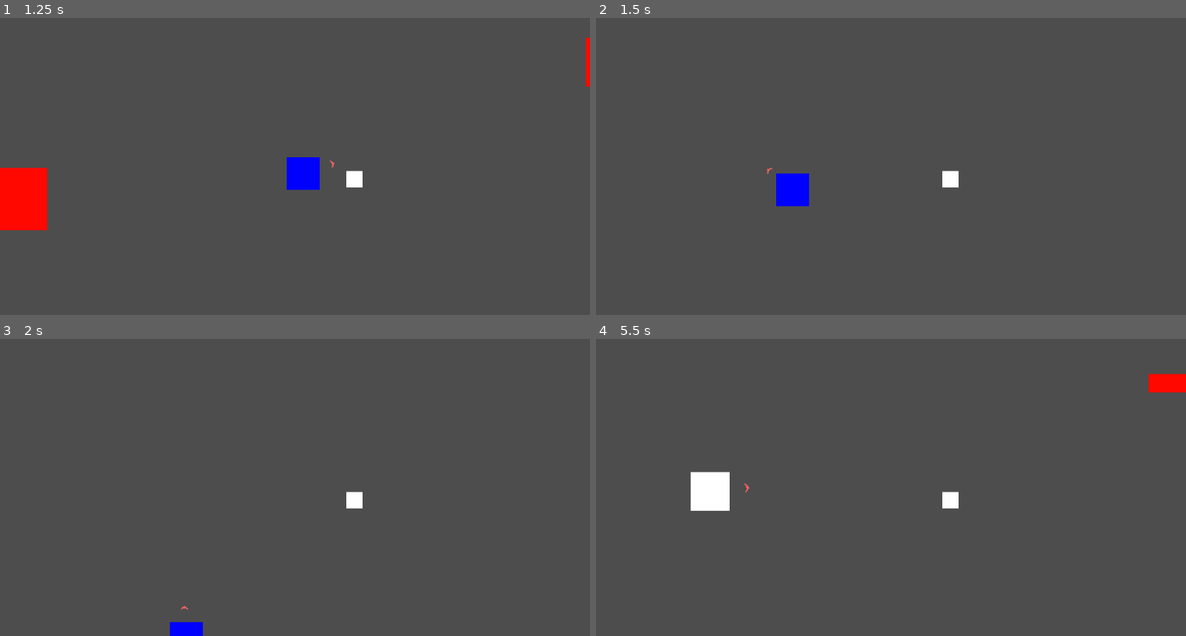
Above: before the commit, frames 1-4 (two rows, left to right).
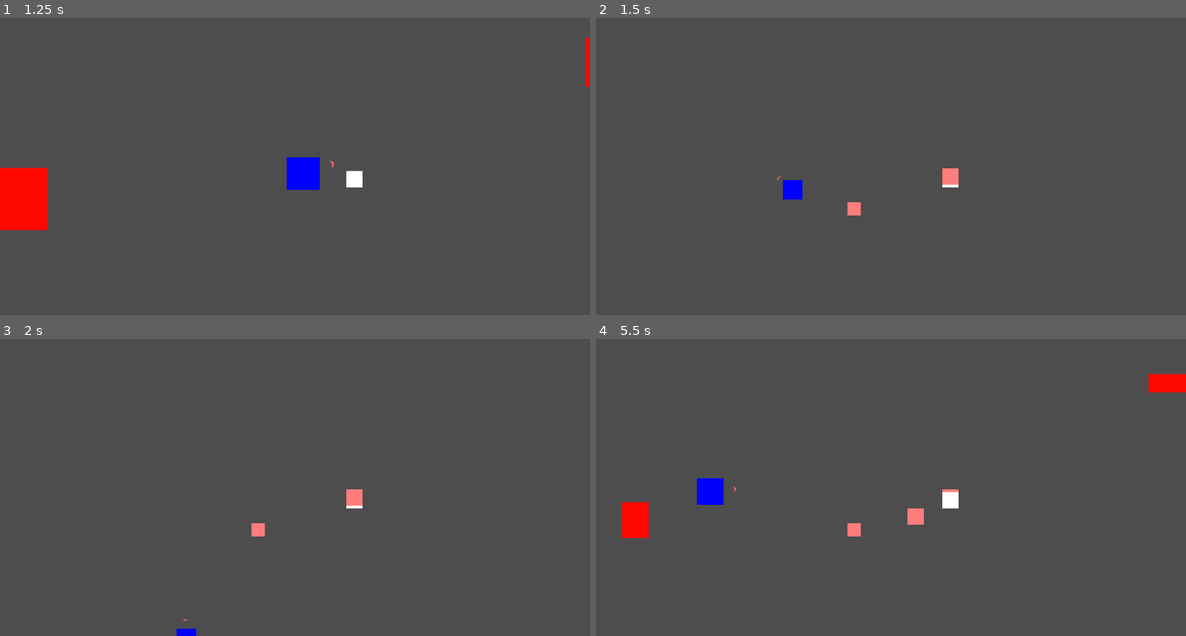
Above: after the commit, the same moments.

Repository: TheCursedMerchant/qdm_gameJam2024
Game: Godot game, scene res://test.tscn
The game is run twice, just before and just after one commit, with the same random seed, the same clock (stepped at 60 frames per second) and the same inputs.
Inputs (mouse positions are in pixels of both pictures, inside the frame that each line leads up to):
- Up to frame 1 (1.25 s): move the mouse to (424, 133) at 0.52 s; press the mouse at (424, 133) at 0.53 s; hold Right (ui_right) from 0.53 s (still down)
- Up to frame 2 (1.5 s): move the mouse to (773, 166) at 1.27 s; release Right (ui_right) at 1.28 s; release the mouse at (773, 166) at 1.28 s; hold Down (ui_down) from 1.28 s (still down); click (773, 166) at 1.35 s
- Up to frame 3 (2 s): keep holding Down (ui_down)
- Up to frame 4 (5.5 s): move the mouse to (950, 398) at 2.02 s; release Down (ui_down) at 2.03 s; press the mouse at (950, 398) at 2.03 s; hold Right (ui_right) 2.03-2.78 s; tap Enter at 2.75 s; move the mouse to (861, 537) at 2.77 s; release the mouse at (861, 537) at 2.78 s; hold Up (ui_up) 2.78-3.53 s; click (861, 537) at 2.85 s; move the mouse to (1068, 520) at 3.52 s; press the mouse at (1068, 520) at 3.53 s; hold Left (ui_left) 3.53-5.03 s; tap Space at 4.25 s; move the mouse to (714, 422) at 4.27 s; release the mouse at (714, 422) at 4.28 s; click (714, 422) at 4.35 s; move the mouse to (920, 469) at 5.02 s; press the mouse at (920, 469) at 5.03 s; hold Down (ui_down) from 5.03 s (still down)

Frame 1 is identical in both runs. In frame 2, 0.7% of the frame differs, in the area x 28-62%, y 50-67%; in frame 3, 0.5%; in frame 4, 1.7%, in the area x 4-62%, y 44-67%.

Commit message:
added flesh chunk, and shrinking

Diff:
--- a/gamejam2024/fish.gd
+++ b/gamejam2024/fish.gd
@@ -5,9 +5,8 @@
 @export var direction := Vector2.RIGHT
 
 func _ready() -> void:
-	var randomScale := Vector2(randf_range(0.5, 2), randf_range(0.5, 2))
-	sprite.scale = randomScale
-	collisionShape.scale = randomScale
+	size_scale = Vector2(randf_range(0.5, 2), randf_range(0.5, 2))
+	super._ready()
 
 func _physics_process(delta: float) -> void:
 	global_position += direction * speed
--- a/gamejam2024/scenes/fish.tscn
+++ b/gamejam2024/scenes/fish.tscn
@@ -15,5 +15,3 @@
 
 [node name="CollisionShape2D" type="CollisionShape2D" parent="."]
 shape = SubResource("RectangleShape2D_vqos1")
-
-[connection signal="body_entered" from="." to="." method="_on_body_entered"]
--- /dev/null
+++ b/gamejam2024/scenes/flesh_chunk.tscn
@@ -0,0 +1,17 @@
+[gd_scene load_steps=4 format=3 uid="uid://cyd2ajqjguq7l"]
+
+[ext_resource type="Texture2D" uid="uid://6lk1qapvqi1j" path="res://assets/art/spr_square.png" id="1_58fa7"]
+[ext_resource type="Script" path="res://scripts/food/food.gd" id="1_uef8r"]
+
+[sub_resource type="RectangleShape2D" id="RectangleShape2D_aaon7"]
+size = Vector2(64, 64)
+
+[node name="FleshChunk" type="Area2D"]
+script = ExtResource("1_uef8r")
+
+[node name="Sprite2D" type="Sprite2D" parent="."]
+modulate = Color(1, 0.49, 0.49, 1)
+texture = ExtResource("1_58fa7")
+
+[node name="CollisionShape2D" type="CollisionShape2D" parent="."]
+shape = SubResource("RectangleShape2D_aaon7")
--- a/gamejam2024/scenes/food.tscn
+++ b/gamejam2024/scenes/food.tscn
@@ -15,5 +15,3 @@
 
 [node name="CollisionShape2D" type="CollisionShape2D" parent="."]
 shape = SubResource("RectangleShape2D_vs2nm")
-
-[connection signal="body_entered" from="." to="." method="_on_body_entered"]
--- a/gamejam2024/scripts/food/food.gd
+++ b/gamejam2024/scripts/food/food.gd
@@ -3,9 +3,15 @@
 
 @export_category("Stats")
 @export var growth_value = 0.2
+@export var size_scale = Vector2.ONE
 
 @onready var sprite = $Sprite2D
 @onready var collisionShape = $CollisionShape2D
+
+func _ready() -> void :
+	connect("body_entered", _on_body_entered)
+	sprite.scale = size_scale
+	collisionShape.scale = size_scale
 
 # Compare Player size to Food size and determine
 # if food is eaten or player is eaten
--- a/gamejam2024/scripts/player/player.gd
+++ b/gamejam2024/scripts/player/player.gd
@@ -13,7 +13,11 @@
 @onready var collisionShape : CollisionShape2D = $CollisionShape2D
 @onready var arrow_sprite : Sprite2D = $ArrowSprite
 
-var dashCharge = 0.0
+var fleshChunkScene := preload("res://scenes/flesh_chunk.tscn")
+var dashCharge := 0.0
+
+const minScale := Vector2(0.2, 0.2)
+const maxScale := Vector2(1000, 1000)
 
 func _physics_process(delta: float) -> void:
 	var h_direction := Input.get_axis("ui_left", "ui_right")
@@ -42,6 +46,7 @@
 			if(Input.is_action_pressed("left_click")) :
 				dashCharge = clamp(dashCharge + dashChargeRate, 0.0, maxDashCharge)
 			else :
+				create_chunk(dash_direction * -1, sprite.scale * 0.5)
 				playerState = PLAYER_STATES.DASH
 
 		PLAYER_STATES.DASH :
@@ -51,11 +56,23 @@
 
 	move_and_slide()
 
+func create_chunk(direction: Vector2, size: Vector2) :
+	var newChunkInstance: Food = fleshChunkScene.instantiate()
+	newChunkInstance.size_scale = size
+	newChunkInstance.global_position = global_position + (direction * 100)
+	grow(-0.2)
+	get_tree().root.add_child(newChunkInstance)
+
 func grow(rate: float) -> void :
-	var growthVector = Vector2(rate, rate)
-	sprite.scale += growthVector
-	collisionShape.scale += growthVector
-	arrow_sprite.scale += growthVector
+	var growthVector = sprite.scale + Vector2(rate, rate)
+	var newScale = clamp(growthVector, minScale, maxScale)
+
+	sprite.scale = newScale
+	collisionShape.scale = newScale
+	arrow_sprite.scale = newScale
+
+	if (growthVector < minScale) :
+		die()
 
 func die() :
 	sprite.modulate = Color(0, 0, 254, 1)
